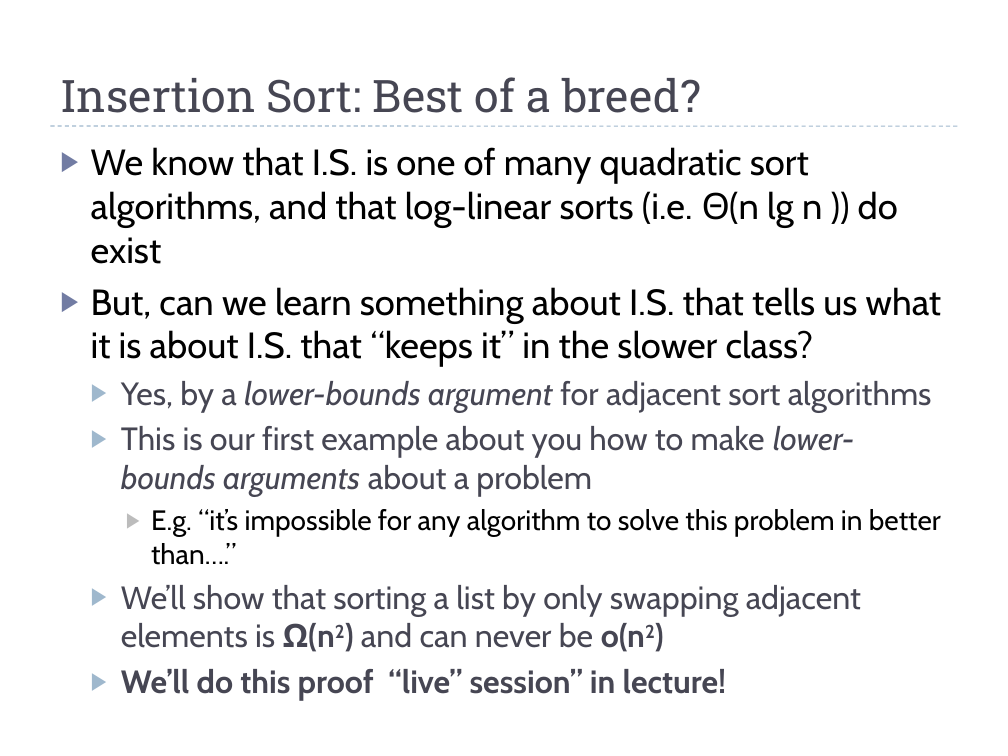
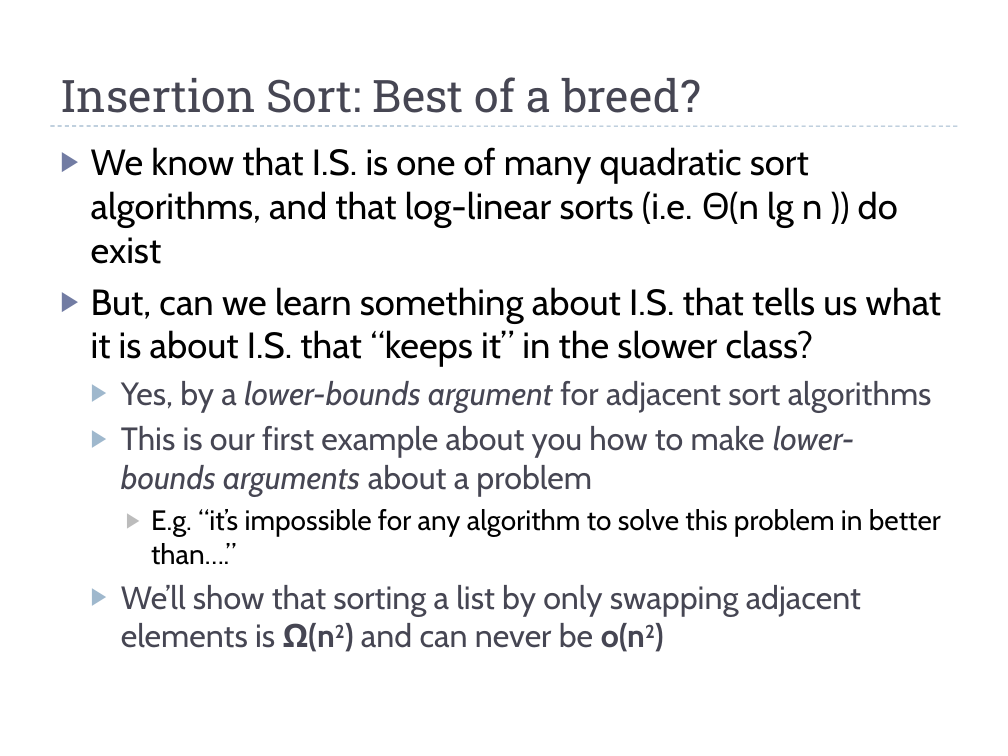
Before and after one commit to uva-cs/cs4102-f21, a slide deck: slide 16 of slides/sorting-intro-f21.pptx. Drawn at 1008x756 pixels with LibreOffice and Linux fonts; fonts in the diff are those of the drawing. Boxes give left, top, right and bottom in pixels: in the first picture for what was removed or moved away, otherwise in the second. Text is boxed around its words. In the diff, an @@ line names an element or a change of style, - is before the commit and + after.

```diff
--- a/slides/sorting-intro-f21.pptx
+++ b/slides/sorting-intro-f21.pptx
@@ text at bbox=[121, 669, 727, 694]: paragraph removed @@
-  ▶ We’ll do this proof “live” session” in lecture!
```
Also in this commit, not shown: 4 other slides changed.
